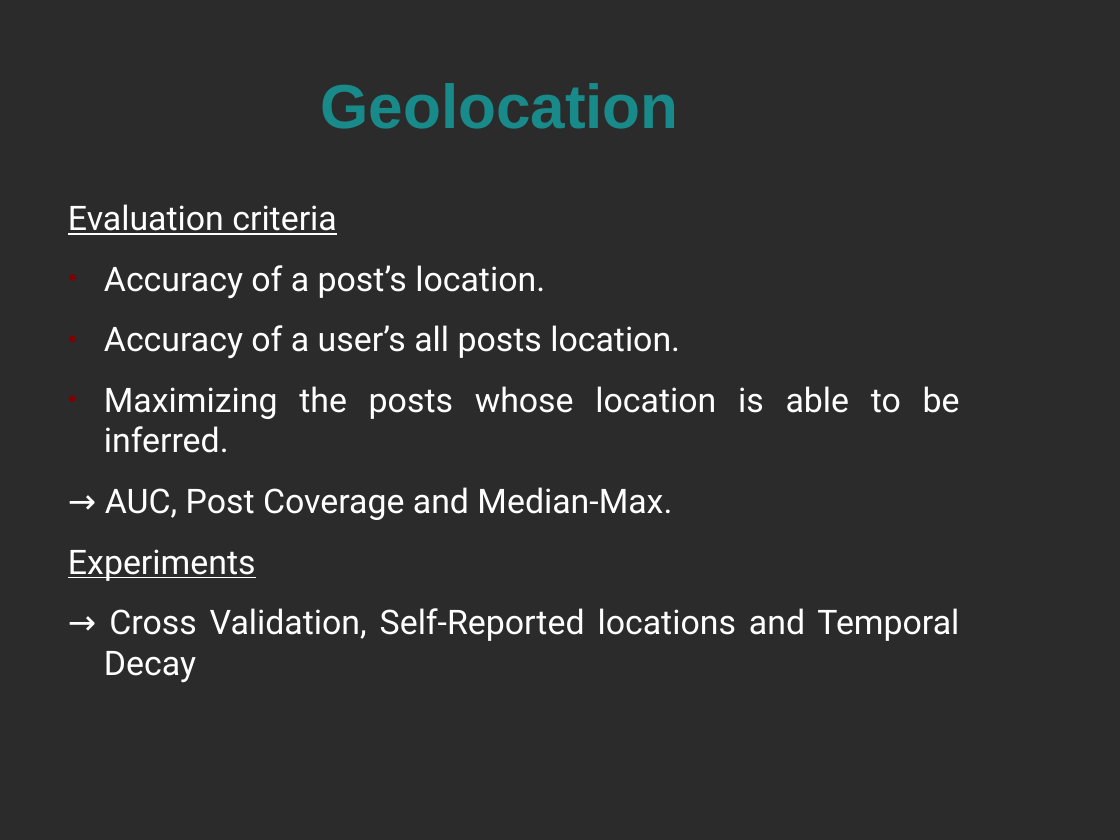
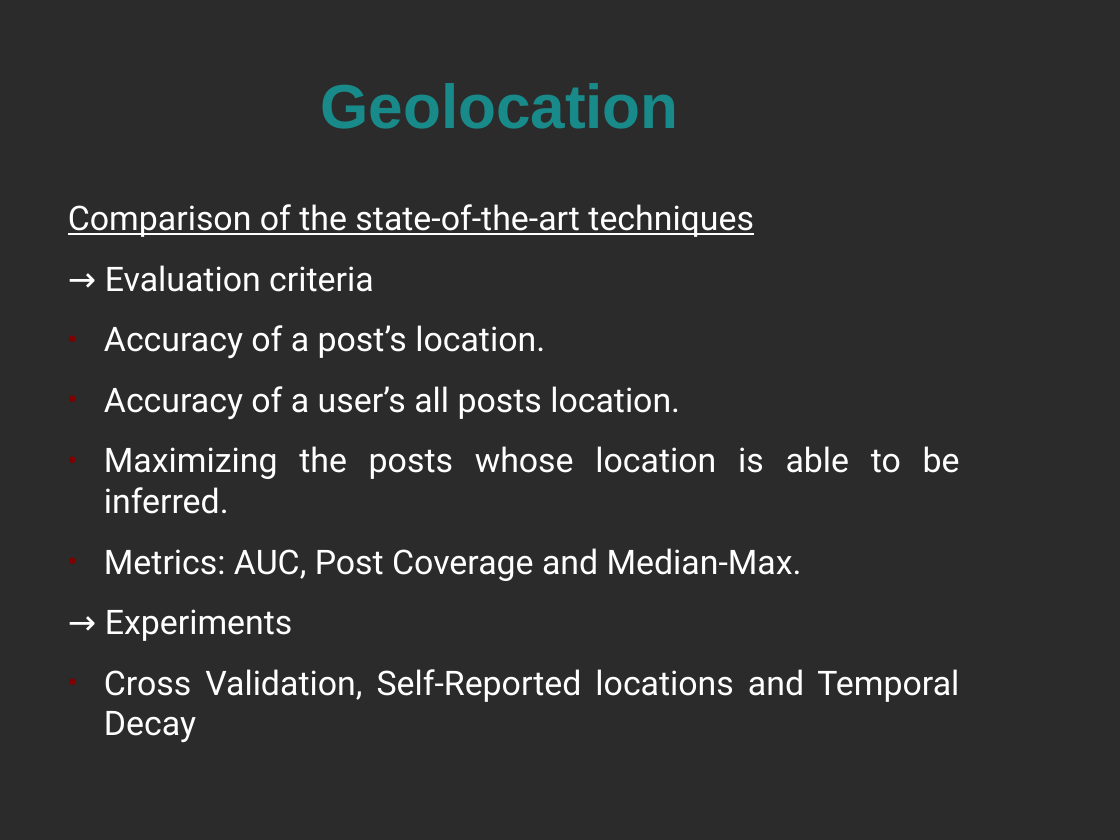
Before and after one commit to alextsil/twitter-topic-detection-and-analysis, a slide deck: slide 26 of parousiasi/presentation.odp (slide 29 before the commit). Drawn at 1120x840 pixels with LibreOffice and Linux fonts; fonts in the diff are those of the drawing; background and template pictures are left out; a plain dark background stands for a picture behind light text. Boxes give left, top, right and bottom in pixels: in the first picture for what was removed or moved away, otherwise in the second. Text is boxed around its words. In the diff, an @@ line names an element or a change of style, - is before the commit and + after.

Commit message:
Presentation: Gon: Geolocation

```diff
--- a/parousiasi/presentation.odp
+++ b/parousiasi/presentation.odp
@@ text at <box>68,204,754,292</box>: text changed @@
-Evaluation criteria
+Comparison of the state-of-the-art techniques
+→ Evaluation criteria
@@ text at <box>104,548,959,742</box>: text changed @@
-→ AUC, Post Coverage and Median-Max.
-Experiments
-→ Cross Validation, Self-Reported locations and Temporal Decay
+● Metrics: AUC, Post Coverage and Median-Max.
+→ Experiments
+● Cross Validation, Self-Reported locations and Temporal Decay
```
Also in this commit, not shown: 2 other slides changed, 3 slides removed, 1 other file.
